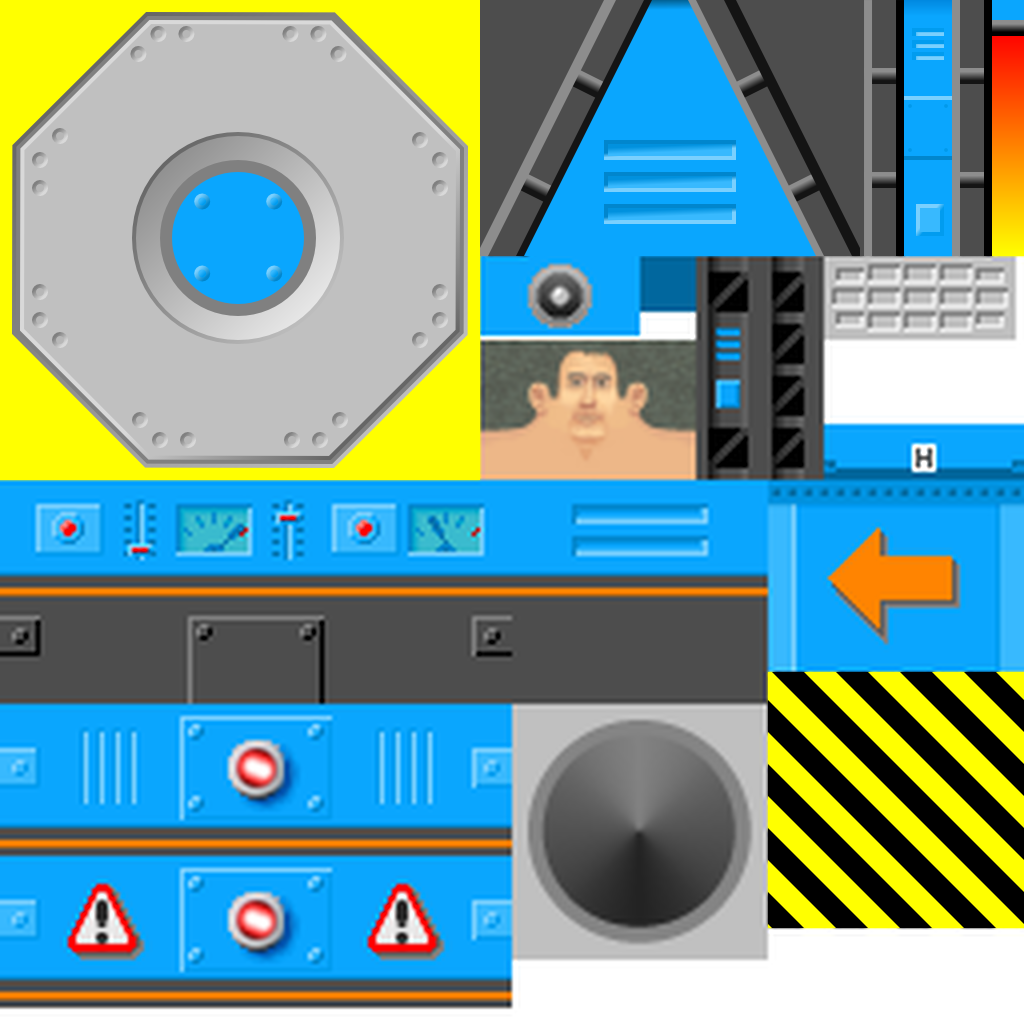
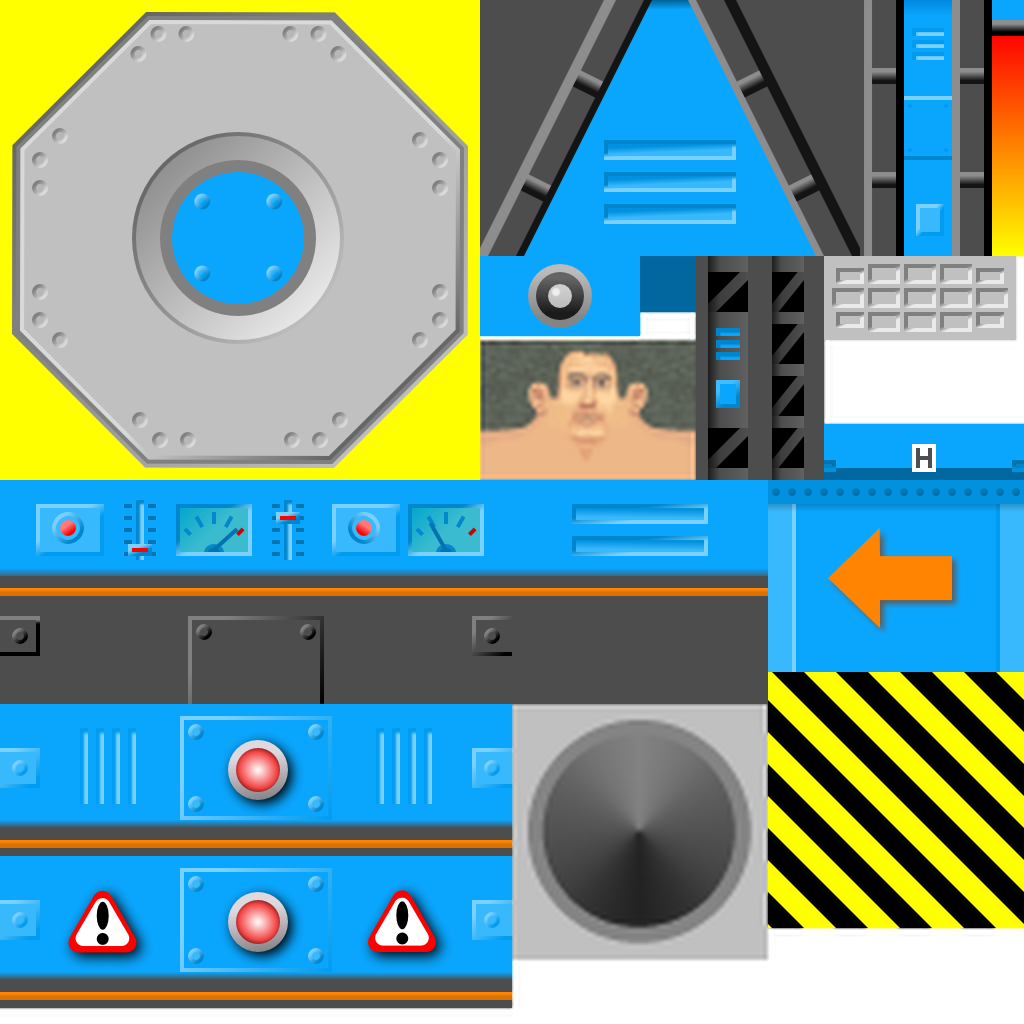
Layers edited between the first and the second 1024×1024 image:
added group "12-18" with 6 layers above "01-11" over [0, 480, 1024, 1008]
added layer "16" in group "12-18" over [0, 856, 512, 1008]
added layer "15" in group "12-18" over [0, 704, 512, 856]
added layer "14" in group "12-18" over [768, 480, 1024, 672]
added layer "13" in group "12-18" over [512, 480, 768, 704]
added layer "12" in group "12-18" over [0, 480, 512, 704]
added group "01-11" with 10 layers above "AlphaWhite" over [480, 256, 1024, 480]
added layer "11" in group "01-11" over [824, 424, 1024, 480]
added layer "10" in group "01-11" over [824, 256, 1016, 340]
added layer "09" in group "01-11" over [760, 256, 824, 480]
added layer "08" in group "01-11" over [696, 256, 760, 480]
added layer "07" in group "01-11" over [640, 256, 696, 312]
added layer "05" in group "01-11" over [480, 256, 640, 336]
